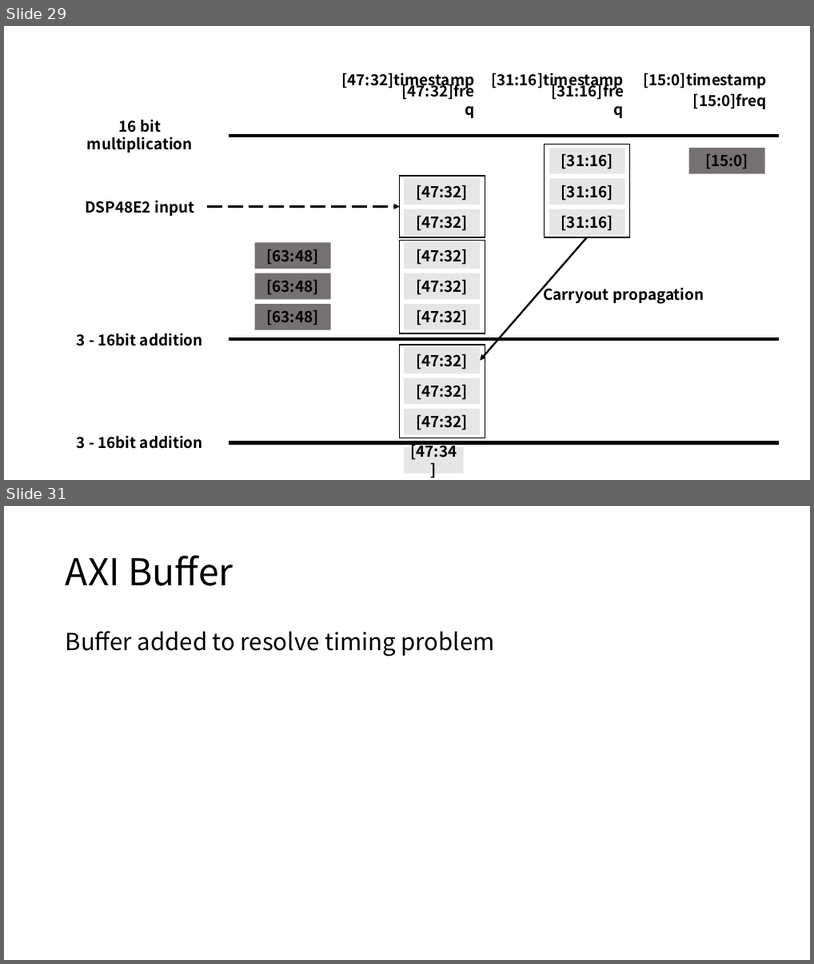
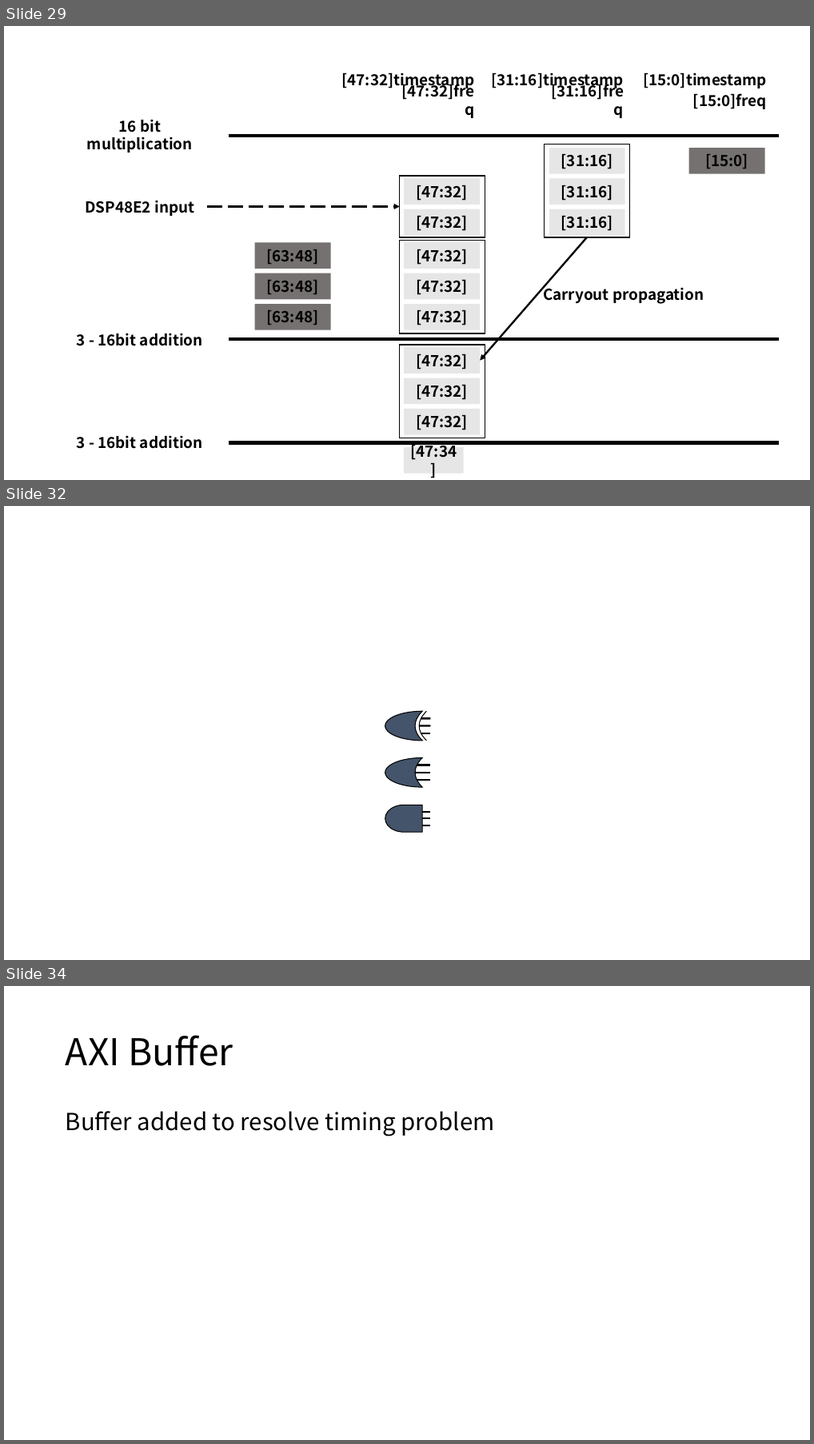
Before and after one commit to snu-quiqcl/RFSoC, a slide deck: Documents/PPT/RFSoC_Design_V1_1.pptx. Shown one above the other, each under a label of ours: slides 29 and 31 before the commit, slides 29, 32 and 34 after it; the slides between them are not shown. The pictures are 814x964 and 814x1444 pixels, drawn with LibreOffice and Linux fonts; fonts in the diff are those of the drawing. Boxes give left, top, right and bottom in pixels: in the first picture for what was removed or moved away, otherwise in the second. Text is boxed around its words. In the diff, an @@ line names an element or a change of style, - is before the commit and + after.

```diff
--- a/Documents/PPT/RFSoC_Design_V1_1.pptx
+++ b/Documents/PPT/RFSoC_Design_V1_1.pptx
@@ slide 32 added at (4, 506, 810, 960), background #FFFFFF @@
@@ group added at (386, 711, 431, 740): 3 lines, 1 moon, 1 freeform shape @@
@@ group added at (386, 758, 431, 787): 3 lines, 1 moon @@
@@ group added at (386, 805, 431, 832): 3 lines, 1 flow chart delay @@
@@ what was slide 31 is now slide 34 @@
```
Also in this commit, not shown: 3 other slides added, 1 slide removed, 2 other files.
